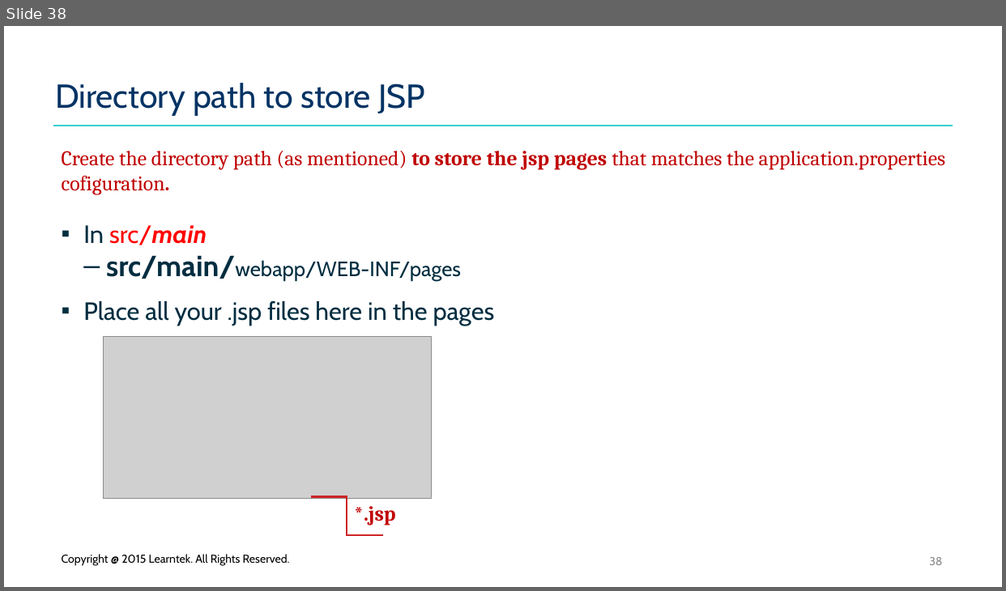
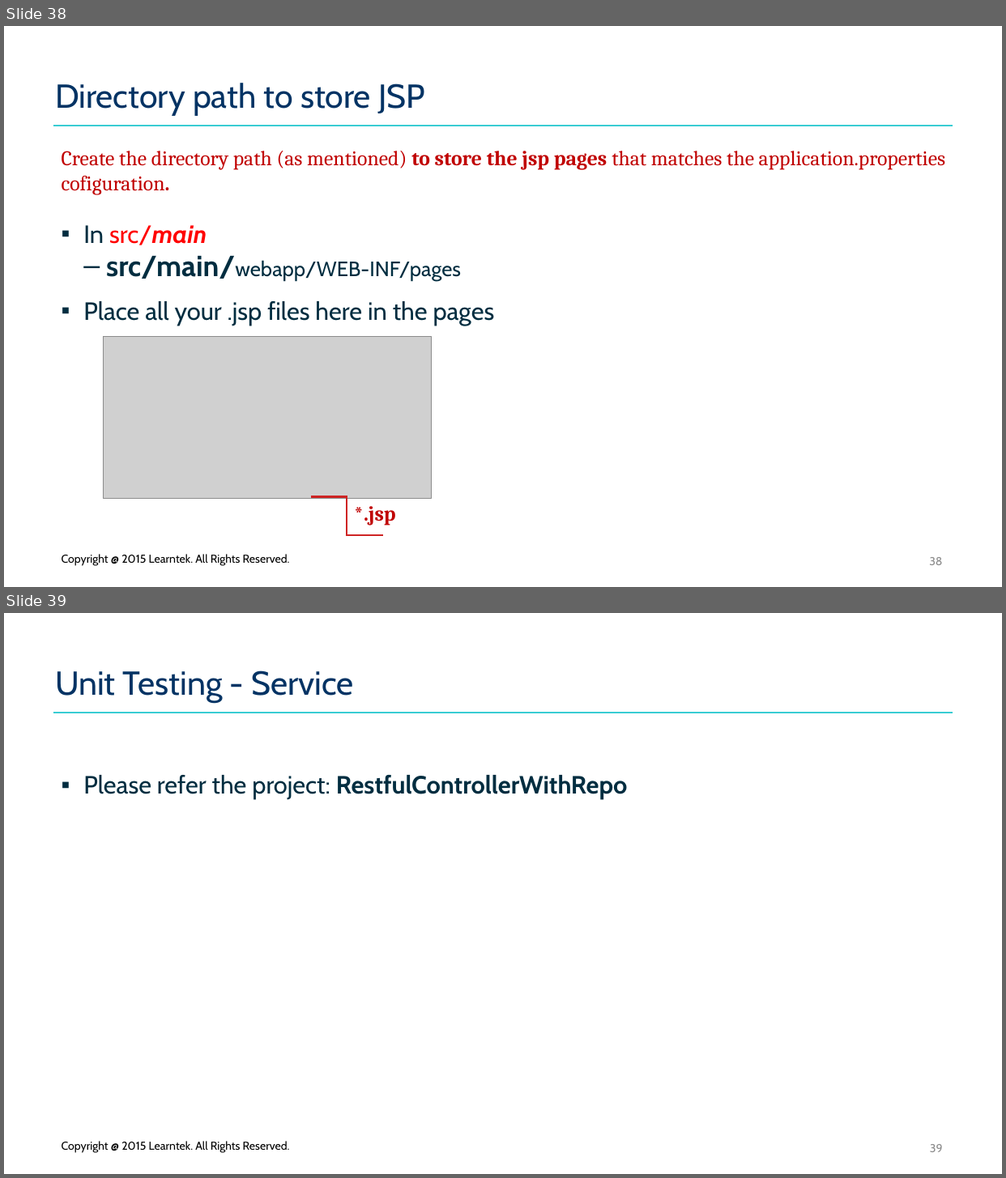
Before and after one commit to santoshkar/SpringBoot, a slide deck: Presentations/Part-11-Spring Boot.pptx. Shown one above the other, each under a label of ours: slide 38 before the commit, slides 38 and 39 after it. The pictures are 1006x591 and 1006x1178 pixels, drawn with LibreOffice and Linux fonts; fonts in the diff are those of the drawing; grey boxes stand for pictures; background and template pictures are left out. Boxes give left, top, right and bottom in pixels: in the first picture for what was removed or moved away, otherwise in the second. Text is boxed around its words. In the diff, an @@ line names an element or a change of style, - is before the commit and + after.

Commit message:
Added Unit testing

```diff
--- a/Presentations/Part-11-Spring Boot.pptx
+++ b/Presentations/Part-11-Spring Boot.pptx
@@ slide 39 added at <box>4,613,1002,1174</box>, background #FFFFFF; not listed: 1 template element that a slide beside it also shows @@
@@ title added at <box>55,671,353,703</box>, 32 pt, text #033364 @@
+Unit Testing - Service
@@ text added at <box>83,775,628,799</box>, 24 pt, text #002D40, bold @@
+▪ Please refer the project: RestfulControllerWithRepo
@@ text added at <box>62,1141,290,1152</box>, 11 pt, text #000000 @@
+Copyright @ 2015 Learntek. All Rights Reserved.
@@ page number added at <box>930,1144,943,1152</box>, 11 pt, text #8C8C8C @@
+39
```
Also in this commit, not shown: 6 other files.
